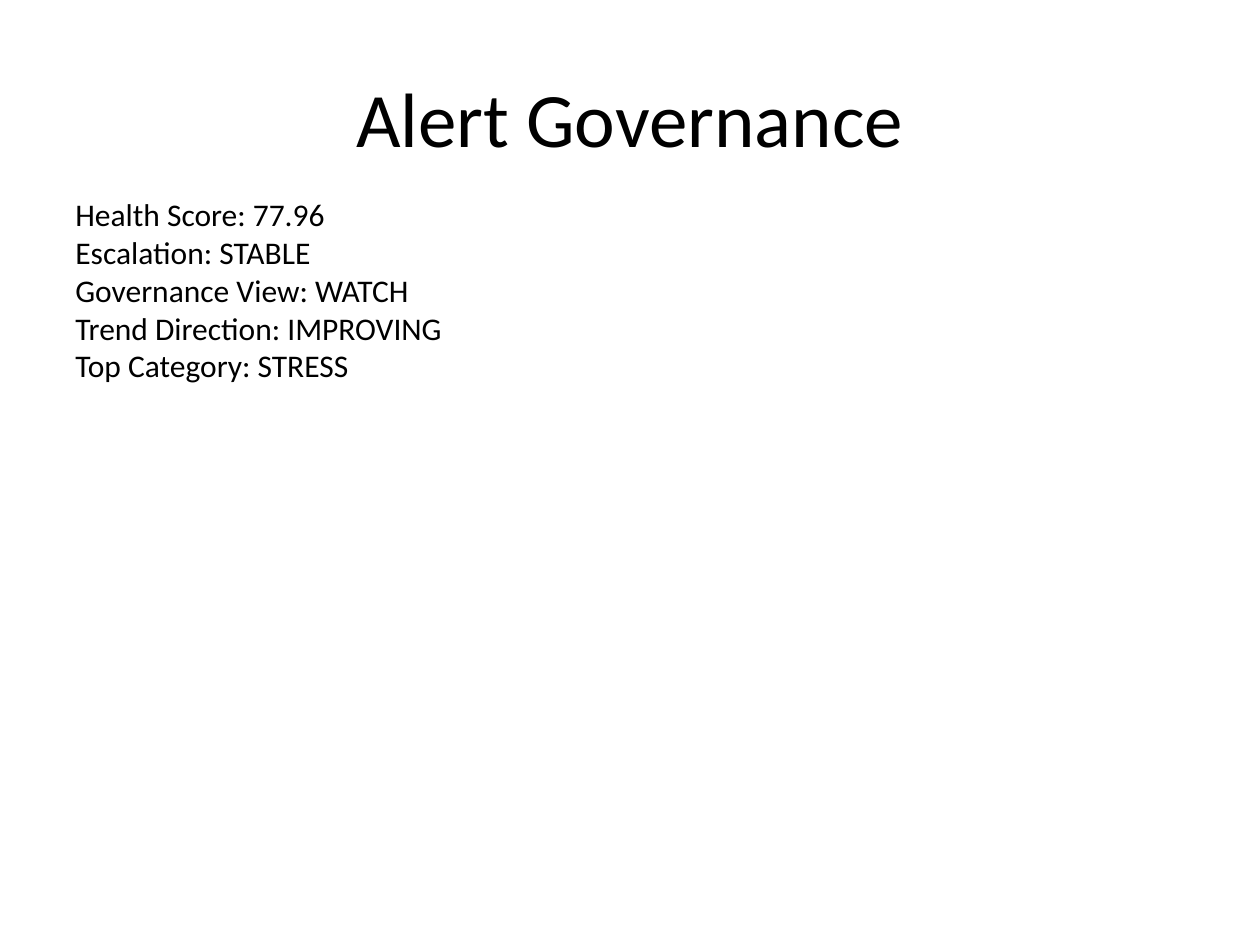
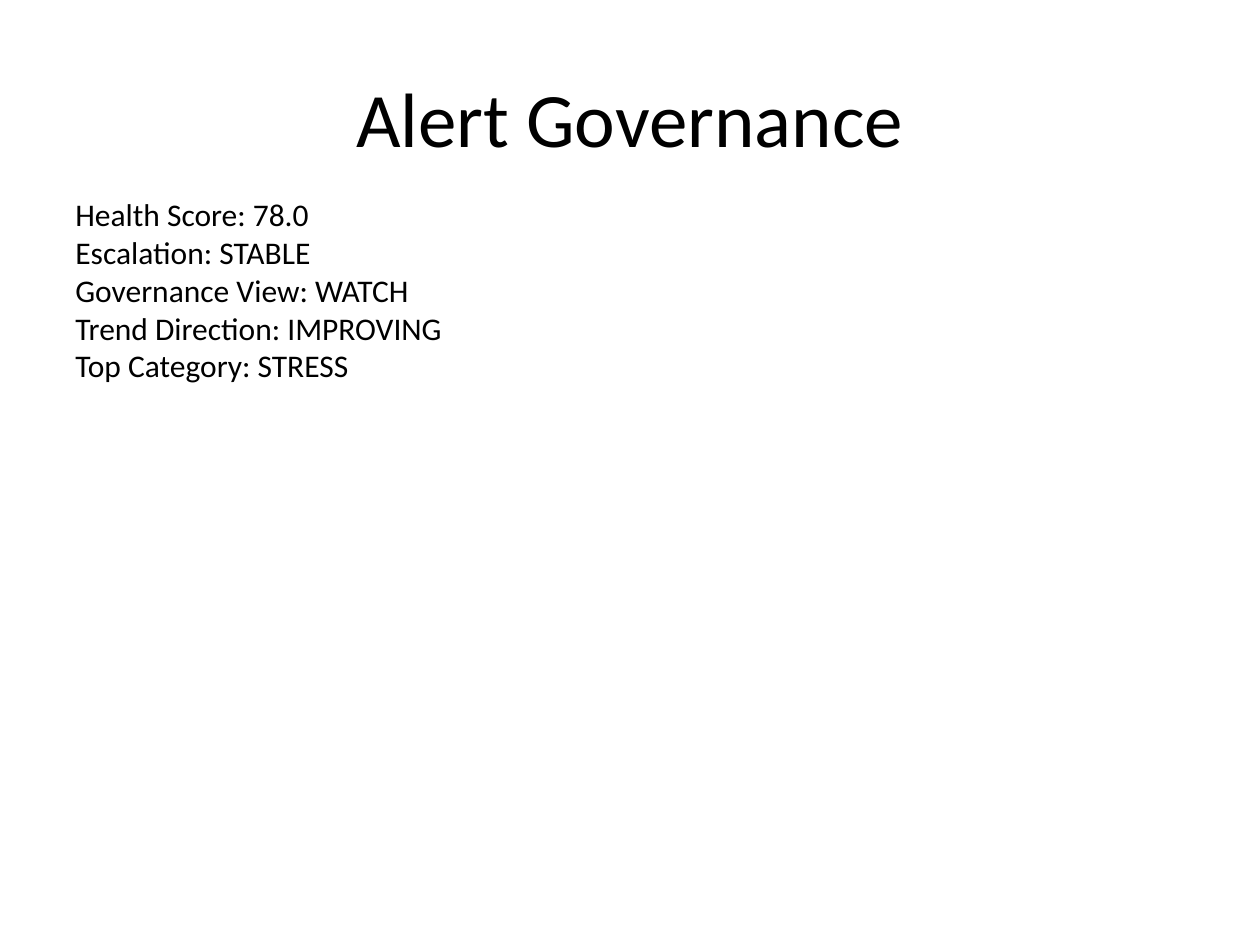
Before and after one commit to sakshinekkala28/Institutional_Quant_Platform, a slide deck: slide 8 of data/reports/investment_committee_presentation.pptx. Drawn at 1260x945 pixels with LibreOffice and Linux fonts; fonts in the diff are those of the drawing. Boxes give left, top, right and bottom in pixels: in the first picture for what was removed or moved away, otherwise in the second. Text is boxed around its words. In the diff, an @@ line names an element or a change of style, - is before the commit and + after.

```diff
--- a/data/reports/investment_committee_presentation.pptx
+++ b/data/reports/investment_committee_presentation.pptx
@@ text at (75,204,309,227): text changed @@
-Health Score: 77.96
+Health Score: 78.0
```
Also in this commit, not shown: 3 other slides changed, 14 other files.
